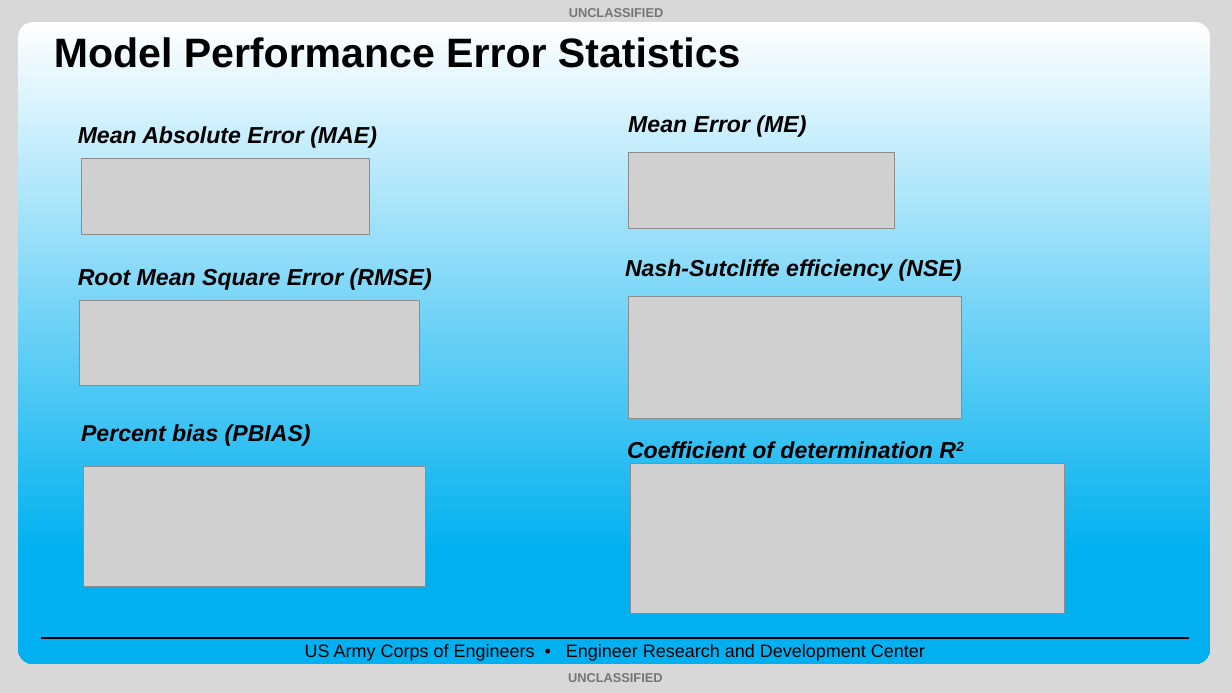
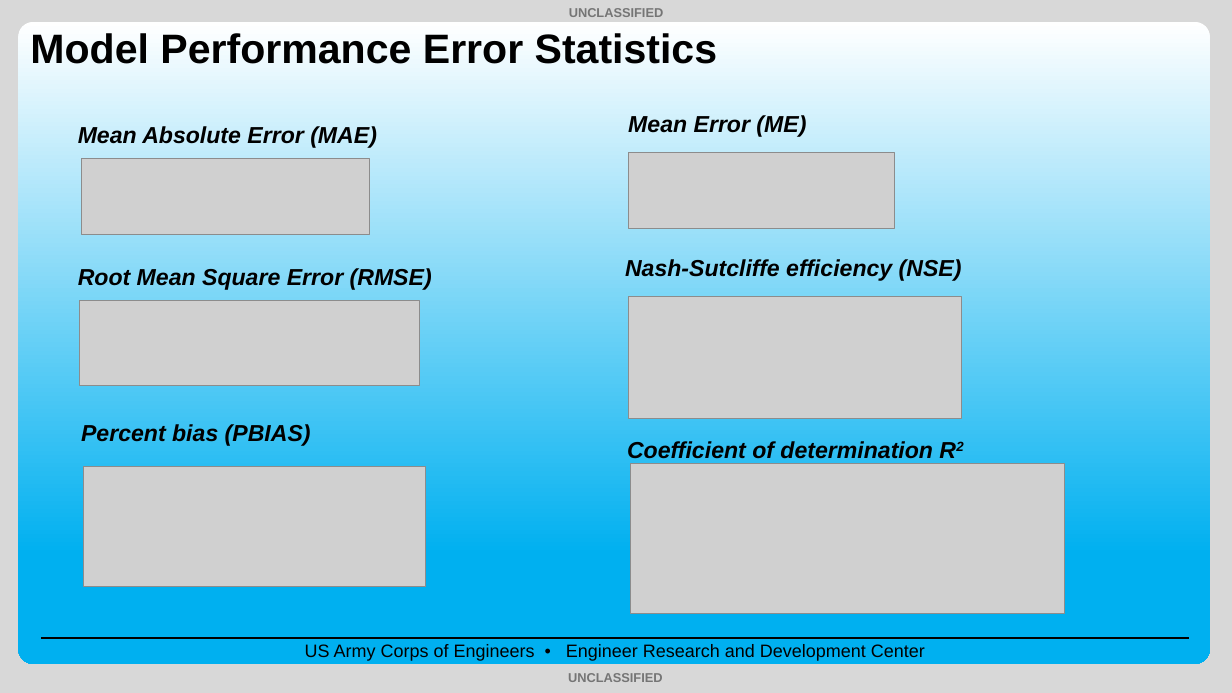
Before and after one commit to EcohydrologyTeam/CE-QUAL-W2-Workshop-2025, a slide deck: slide 7 of Lectures/2.08_Lecture_Calibration_and_Validation_Sep2025_TS.pptx. Drawn at 1232x693 pixels with LibreOffice and Linux fonts; fonts in the diff are those of the drawing; grey boxes stand for pictures; background and template pictures are left out. Boxes give left, top, right and bottom in pixels: in the first picture for what was removed or moved away, otherwise in the second. Text is boxed around its words. In the diff, an @@ line names an element or a change of style, - is before the commit and + after.

```diff
--- a/Lectures/2.08_Lecture_Calibration_and_Validation_Sep2025_TS.pptx
+++ b/Lectures/2.08_Lecture_Calibration_and_Validation_Sep2025_TS.pptx
@@ title "Model Performance Error Statistics": place and size @@
-title "Model Performance Error Statistics" at [54, 37, 741, 68]
+title "Model Performance Error Statistics" at [30, 33, 718, 64]
```
Also in this commit, not shown: 22 other slides changed, 8 other files.
